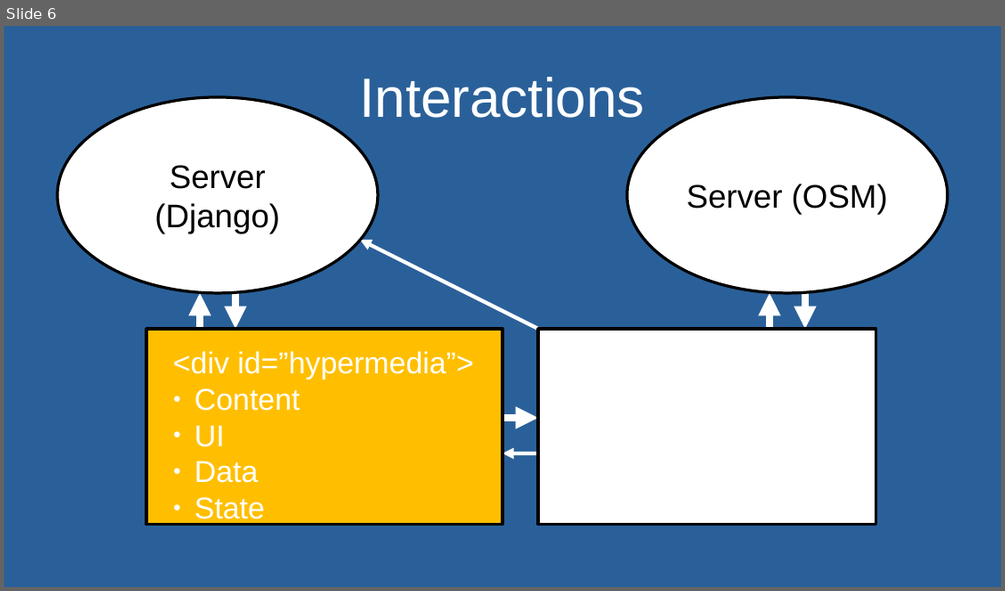
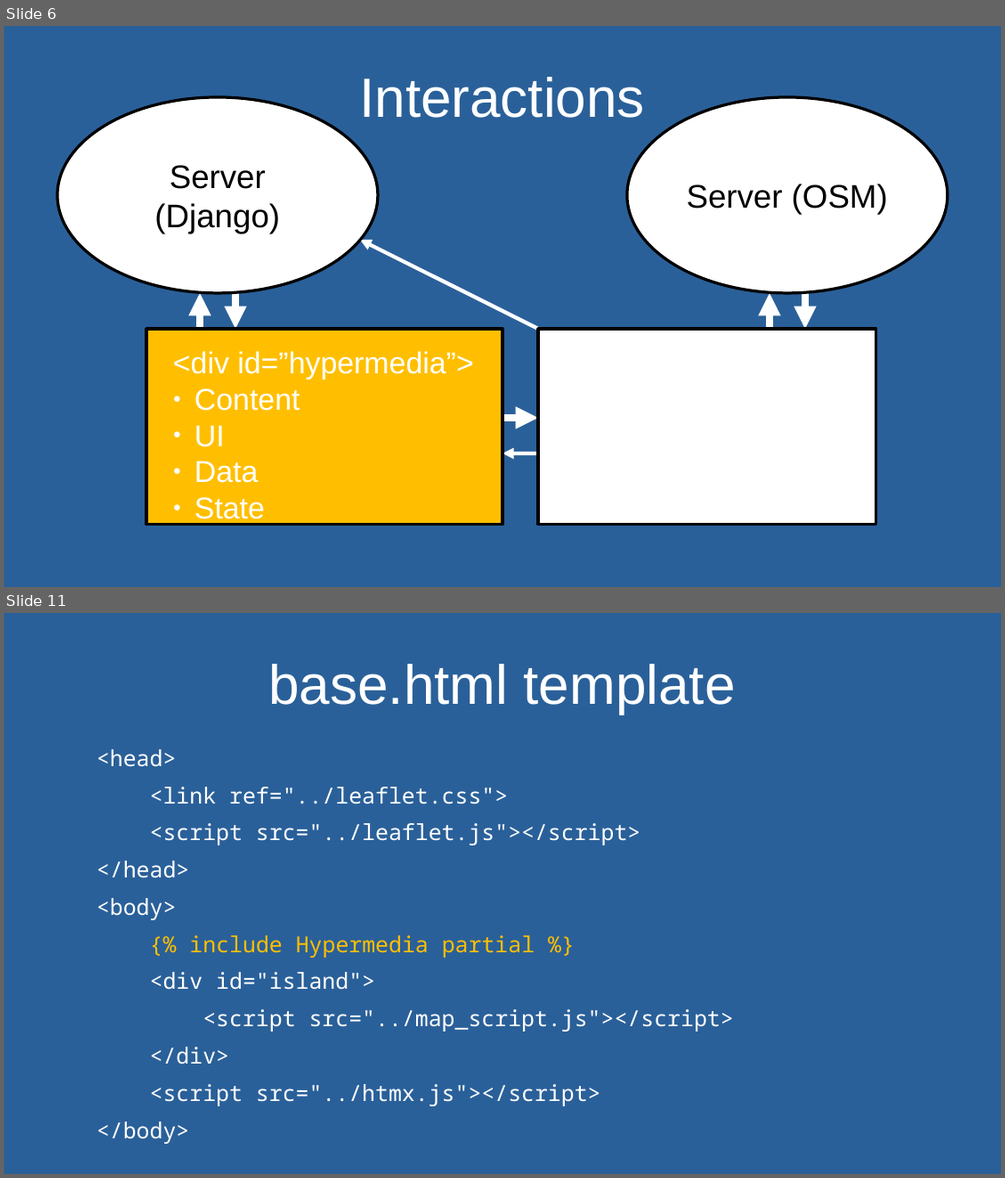
Before and after one commit to andywar65/map_swap_example, a slide deck: hypermedia_driven_maps.odp. Shown one above the other, each under a label of ours: slide 6 before the commit, slides 6 and 11 after it; the slides between them are not shown. The pictures are 1005x591 and 1005x1178 pixels, drawn with LibreOffice and Linux fonts; fonts in the diff are those of the drawing. Boxes give left, top, right and bottom in pixels: in the first picture for what was removed or moved away, otherwise in the second. Text is boxed around its words. In the diff, an @@ line names an element or a change of style, - is before the commit and + after.

```diff
--- a/hypermedia_driven_maps.odp
+++ b/hypermedia_driven_maps.odp
@@ slide 11 added at box(4, 613, 1001, 1174), background #2A6099 @@
@@ title added at box(268, 664, 736, 714), 44 pt, text #FFFFFF @@
+base.html template
@@ text added at box(97, 749, 734, 1143), 17.6 pt, text #FFFFFF @@
+<head>
+<link ref="../leaflet.css">
+<script src="../leaflet.js"></script>
+</head>
+<body>
+{% include Hypermedia partial %}
+<div id="island">
+<script src="../map_script.js"></script>
+</div>
+<script src="../htmx.js"></script>
+</body>
```
Also in this commit, not shown: 4 slides changed, 7 other slides added.
